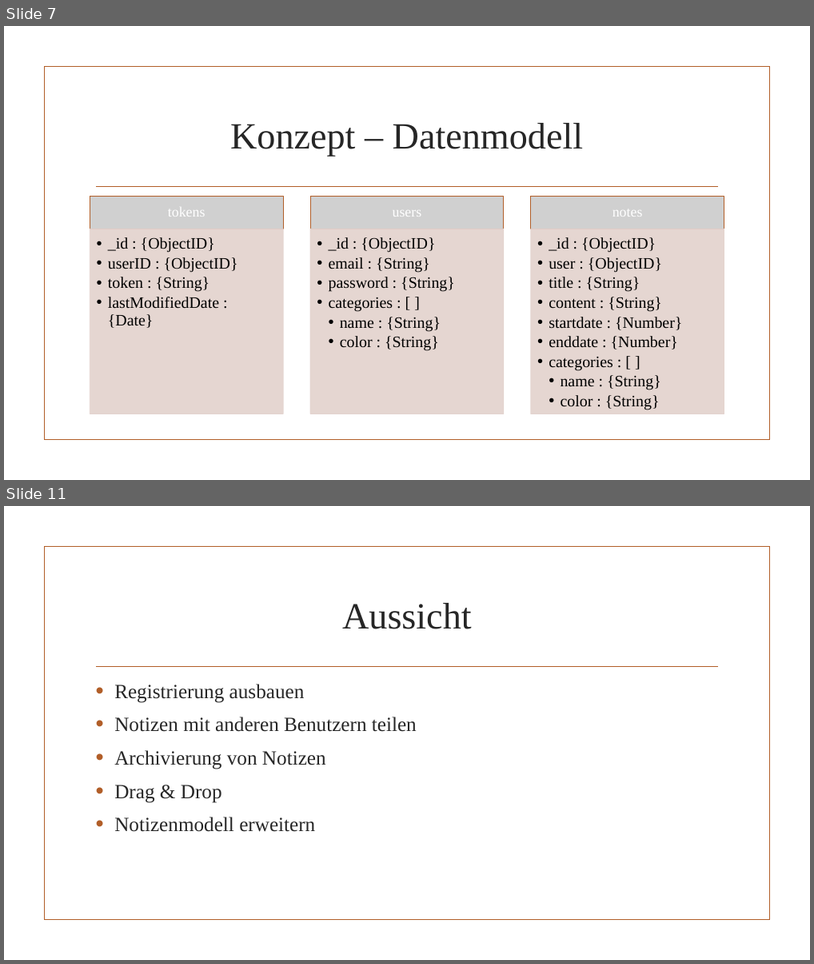
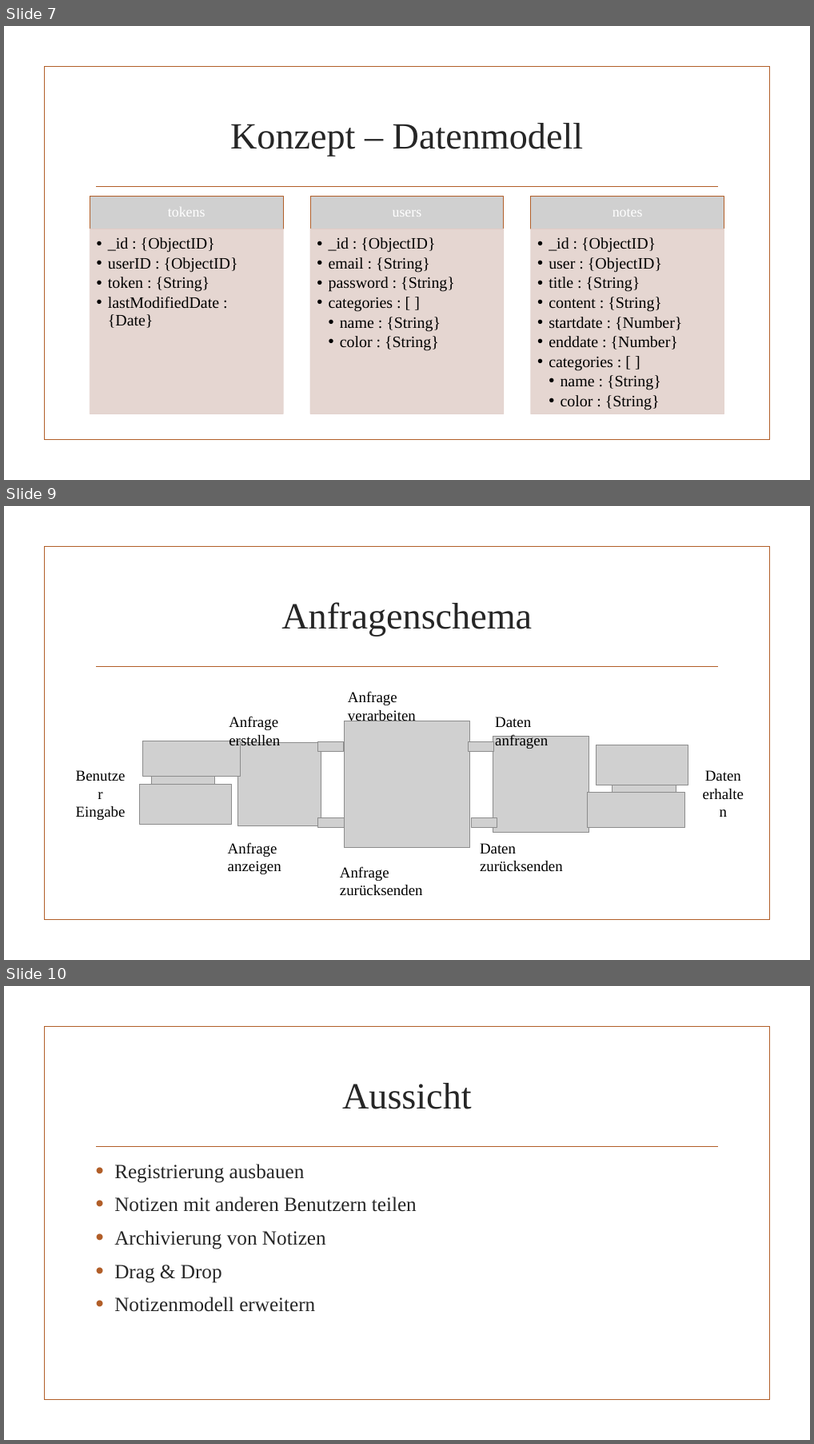
Before and after one commit to dertieran/MEAN-Notes, a slide deck: doc/Präsentation/MEAN Notes.pptx. Shown one above the other, each under a label of ours: slides 7 and 11 before the commit, slides 7, 9 and 10 after it; the slides between them are not shown. The pictures are 814x964 and 814x1444 pixels, drawn with LibreOffice and Linux fonts; fonts in the diff are those of the drawing; grey boxes stand for pictures; background and template pictures are left out. Boxes give left, top, right and bottom in pixels: in the first picture for what was removed or moved away, otherwise in the second. Text is boxed around its words. In the diff, an @@ line names an element or a change of style, - is before the commit and + after.

Commit message:
Finished PPT

```diff
--- a/doc/Präsentation/MEAN Notes.pptx
+++ b/doc/Präsentation/MEAN Notes.pptx
@@ slide 9 added at box(4, 506, 810, 960), background picture (left out); not listed: 2 template elements that a slide beside it also shows @@
@@ title added at box(282, 602, 532, 636), 44 pt, text #262626 @@
+Anfragenschema
@@ text added at box(348, 691, 416, 721), 18 pt, text #000000 @@
+Anfrage verarbeiten
@@ text added at box(229, 716, 280, 748), 18 pt, text #000000 @@
+Anfrage erstellen
@@ picture added at box(344, 720, 470, 848) @@
@@ text added at box(495, 716, 548, 748), 18 pt, text #000000 @@
+Daten anfragen
@@ picture added at box(142, 740, 240, 776) @@
@@ picture added at box(238, 743, 321, 826) @@
@@ picture added at box(318, 741, 344, 751) @@
@@ picture added at box(469, 741, 494, 751) @@
@@ picture added at box(494, 736, 590, 832) @@
@@ picture added at box(596, 745, 689, 784) @@
@@ picture added at box(151, 752, 214, 816) @@
@@ picture added at box(613, 752, 677, 816) @@
@@ picture added at box(139, 784, 232, 824) @@
@@ picture added at box(588, 792, 685, 828) @@
@@ text added at box(706, 770, 742, 781), 18 pt, text #000000 @@
+Daten
+erhalten
@@ text added at box(76, 806, 126, 820), 18 pt, text #000000 @@
+Benutzer
+Eingabe
@@ picture added at box(318, 817, 345, 828) @@
@@ picture added at box(471, 817, 497, 828) @@
@@ text added at box(228, 842, 282, 874), 18 pt, text #000000 @@
+Anfrage anzeigen
@@ text added at box(480, 843, 563, 872), 18 pt, text #000000 @@
+Daten zurücksenden
@@ text added at box(340, 866, 423, 896), 18 pt, text #000000 @@
+Anfrage zurücksenden
@@ what was slide 11 is now slide 10 @@
```
Also in this commit, not shown: 1 slide changed, 1 other slide added, 3 slides removed.
